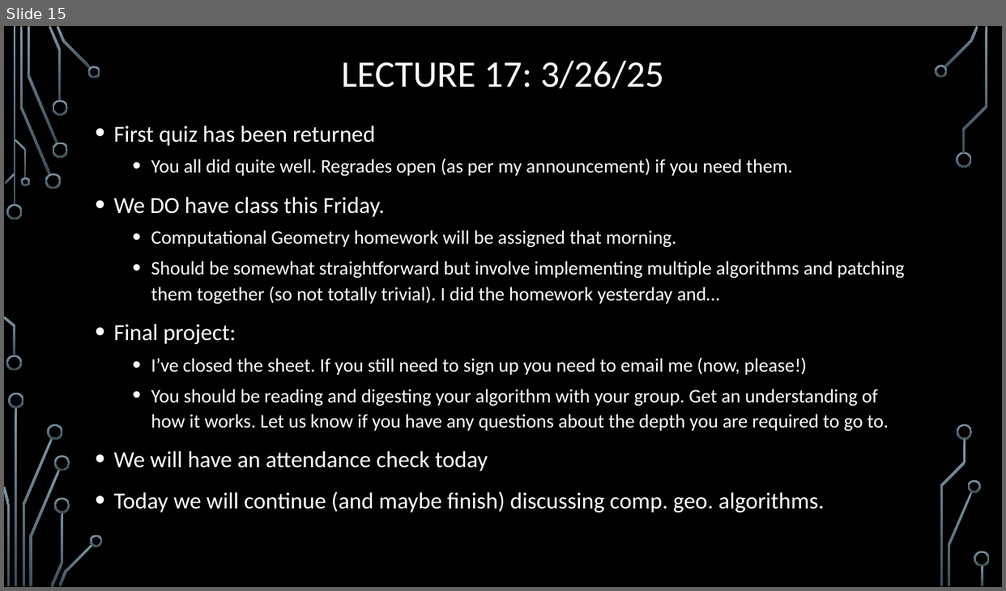
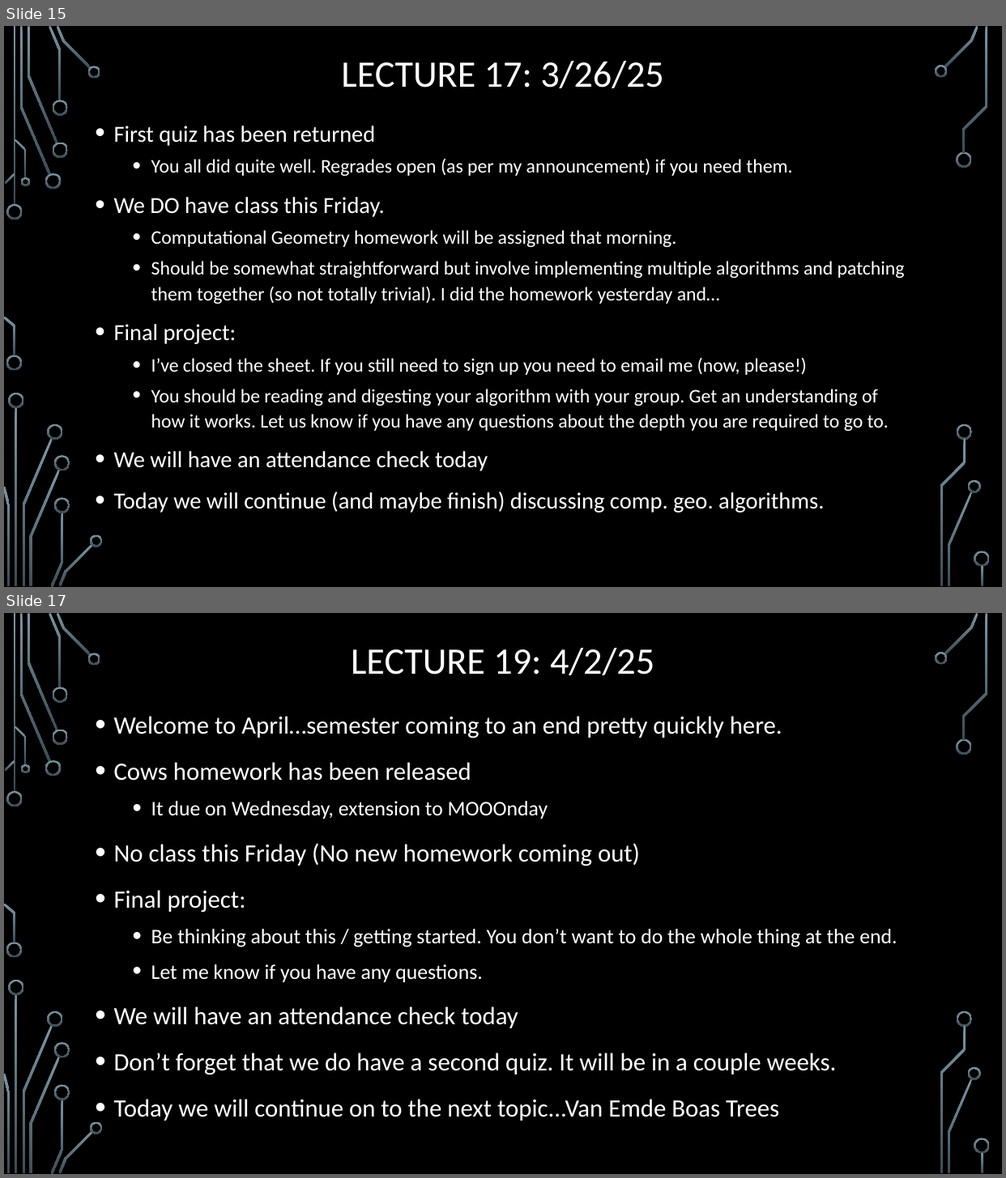
Before and after one commit to janiceeguo/advAlgo, a slide deck: slides/00-DailyAnnouncements.pptx. Shown one above the other, each under a label of ours: slide 15 before the commit, slides 15 and 17 after it; the slides between them are not shown. The pictures are 1006x591 and 1006x1178 pixels, drawn with LibreOffice and Linux fonts; fonts in the diff are those of the drawing; background and template pictures are left out. Boxes give left, top, right and bottom in pixels: in the first picture for what was removed or moved away, otherwise in the second. Text is boxed around its words. In the diff, an @@ line names an element or a change of style, - is before the commit and + after.

```diff
--- a/slides/00-DailyAnnouncements.pptx
+++ b/slides/00-DailyAnnouncements.pptx
@@ slide 17 added at (x1=4, y1=613, x2=1002, y2=1174), background picture (left out); not listed: 36 template elements that a slide beside it also shows @@
@@ title added at (x1=351, y1=648, x2=654, y2=675), 36 pt, text #FFFFFF @@
+LECTURE 19: 4/2/25
@@ text added at (x1=114, y1=716, x2=897, y2=1121), 24 pt, text #FFFFFF @@
+• Welcome to April…semester coming to an end pretty quickly here.
+• Cows homework has been released
+  • It due on Wednesday, extension to MOOOnday
+• No class this Friday (No new homework coming out)
+• Final project:
+  • Be thinking about this / getting started. You don’t want to do the whole thing at the end.
+  • Let me know if you have any questions.
+• We will have an attendance check today
+• Don’t forget that we do have a second quiz. It will be in a couple weeks.
+• Today we will continue on to the next topic...Van Emde Boas Trees
```
Also in this commit, not shown: 1 other slide added, 3 other files.
